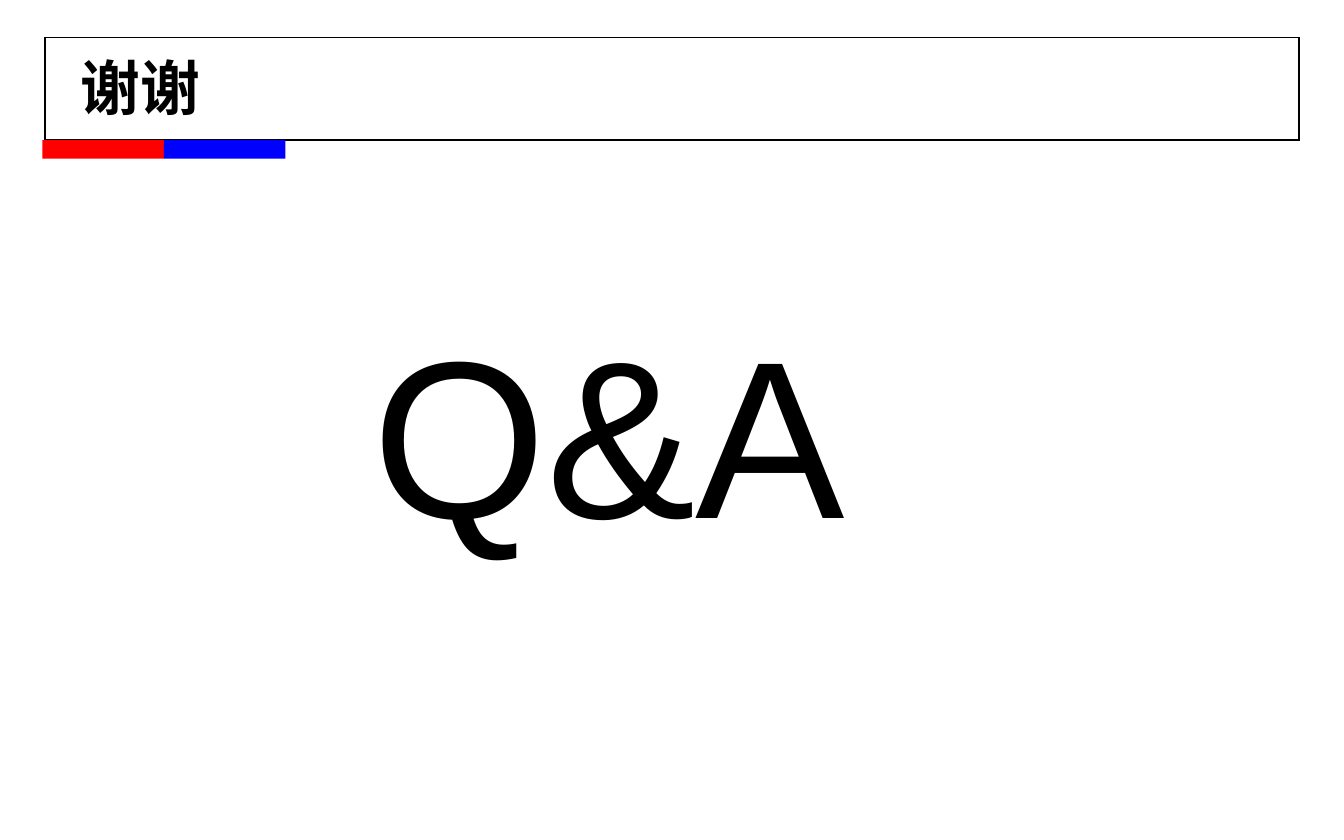
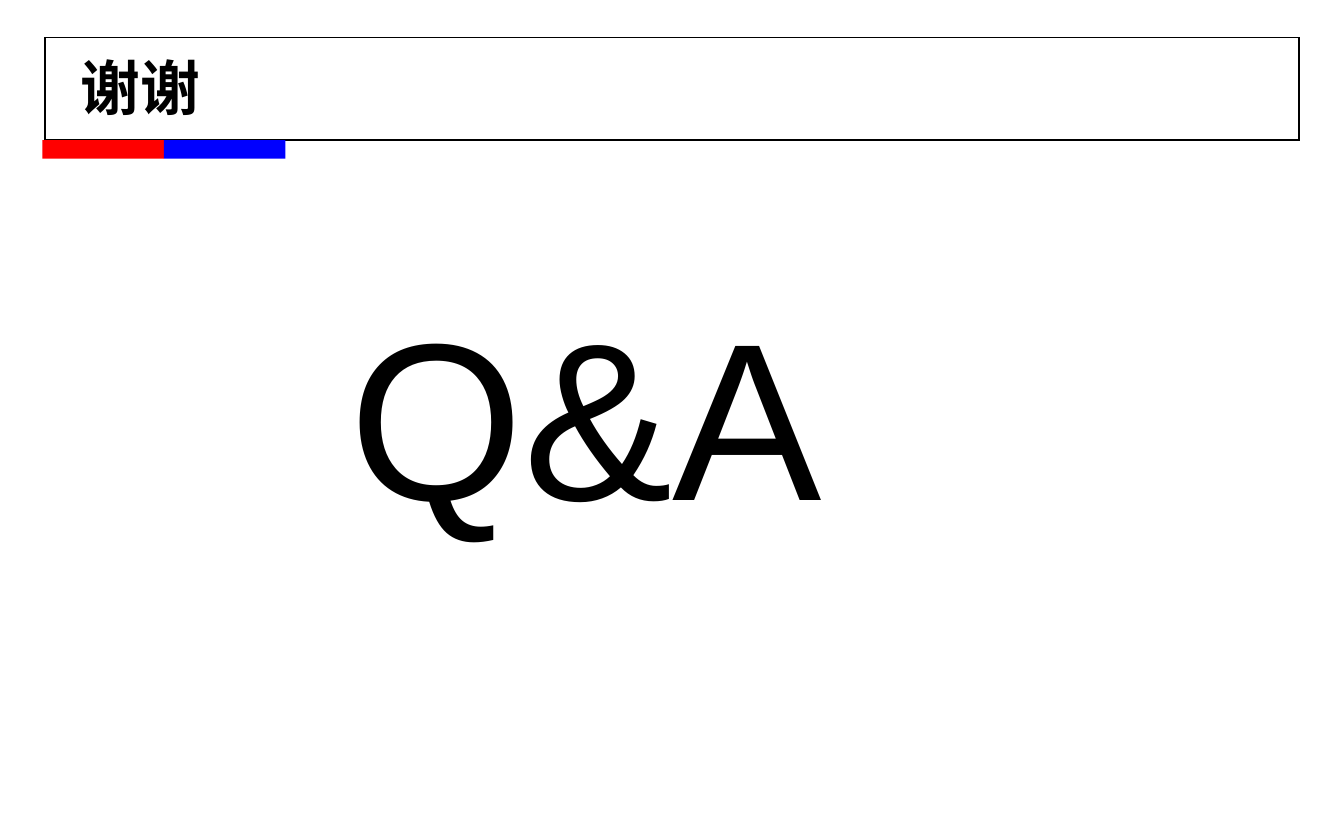
Before and after one commit to alexxyjiang/baidu-tech-report, a slide deck: slide 16 of For T5/蒋学渊_2015年春工作述职.pptx (slide 13 before the commit). Drawn at 1344x840 pixels with LibreOffice and Linux fonts; fonts in the diff are those of the drawing; background and template pictures are left out. Boxes give left, top, right and bottom in pixels: in the first picture for what was removed or moved away, otherwise in the second. Text is boxed around its words. In the diff, an @@ line names an element or a change of style, - is before the commit and + after.

```diff
--- a/For T5/蒋学渊_2015年春工作述职.pptx
+++ b/For T5/蒋学渊_2015年春工作述职.pptx
@@ text "Q&A": place and size @@
-text "Q&A" at [373,361,845,558]
+text "Q&A" at [349,343,821,540]
@@ text "Q&A" at [349,343,821,540]: alignment right to justified; vertical alignment top to middle @@
```
Also in this commit, not shown: 8 other slides changed, 3 slides added.
